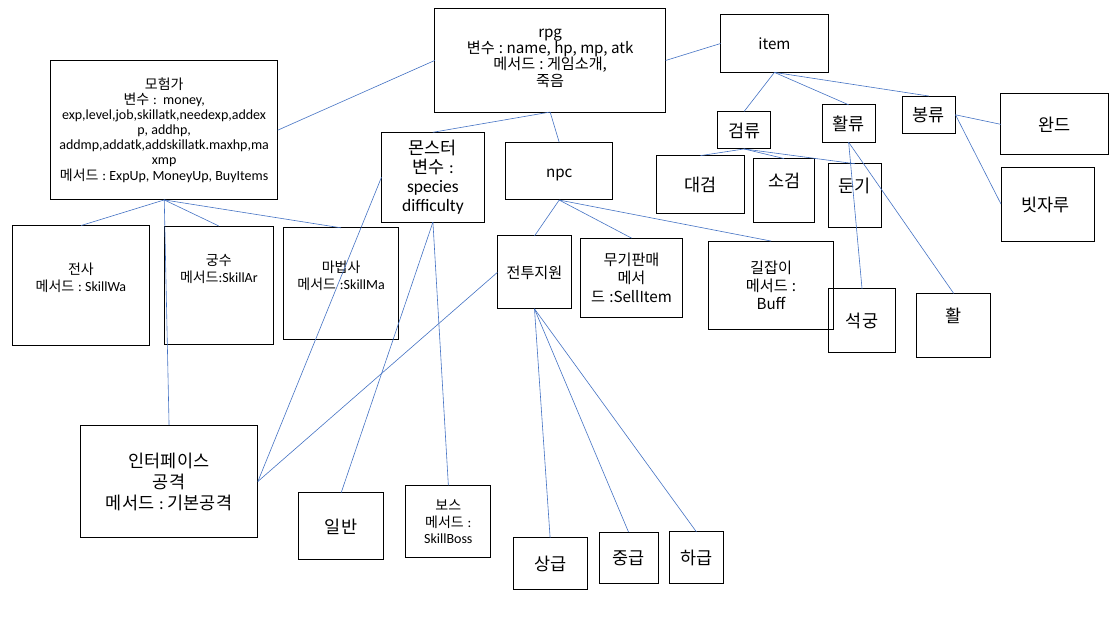
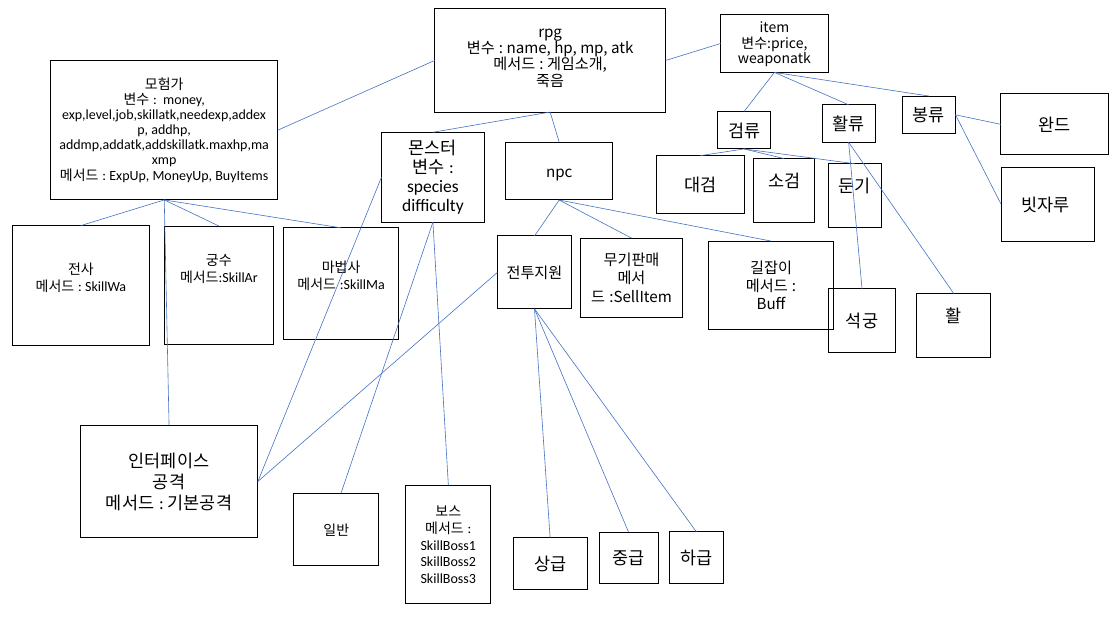
Before and after one commit to Nahoyoung146/javappt, a slide deck: slide 1 of rpg.pptx. Drawn at 1120x630 pixels with LibreOffice and Linux fonts; fonts in the diff are those of the drawing. Boxes give left, top, right and bottom in pixels: in the first picture for what was removed or moved away, otherwise in the second. Text is boxed around its words. In the diff, an @@ line names an element or a change of style, - is before the commit and + after.

```diff
--- a/rpg.pptx
+++ b/rpg.pptx
@@ text in rectangle at <box>760,21,790,32</box>: size 13 to 12 pt in "item"; line spacing 1 to 0.9 @@
@@ text in rectangle at <box>738,36,811,67</box>: paragraph added @@
+변수:price, weaponatk
@@ rectangle "일반": place and size @@
-rectangle "일반" at <box>299,493,384,560</box>
+rectangle "일반" at <box>294,493,379,565</box>
@@ rectangle "일반" at <box>294,493,379,565</box>: size 15 to 12 pt @@
@@ rectangle "보스": place and size @@
-rectangle "보스" at <box>406,486,491,558</box>
+rectangle "보스" at <box>406,486,491,603</box>
@@ text in rectangle at <box>421,521,476,583</box>: text changed @@
-메서드 : SkillBoss
+메서드 : SkillBoss1
+SkillBoss2
+SkillBoss3
```
Also in this commit, not shown: 1 other file.
